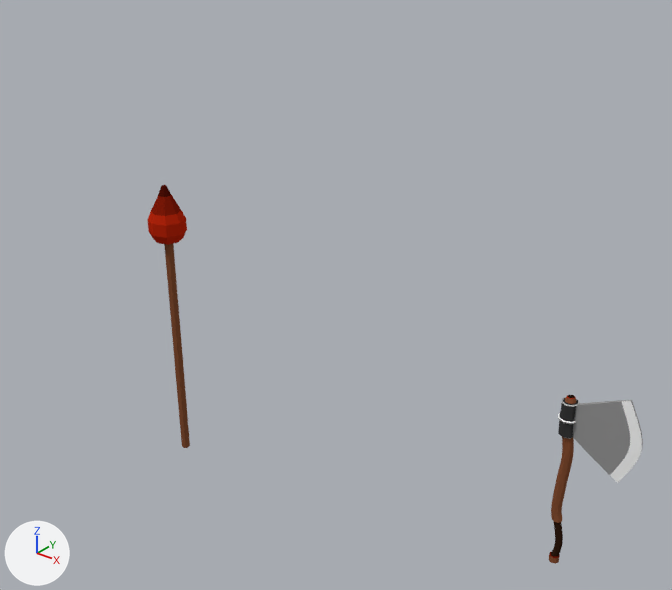
What one commit did to the Blender file player.blend.
Camera for both pictures: a 50 mm camera at (3.73, -3.17, 2.82) aimed at (1.07, 0.15, 0.75). Lighting does not change. The marker at lower left points along +X, +Y and +Z.

Objects in the first picture: 'Axe', 'Staff'.
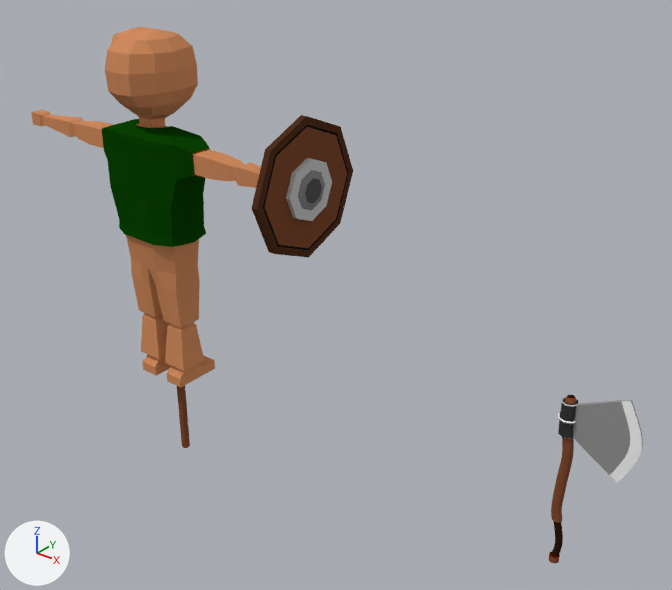
Where the change shows, as pixel boxes (x1, y1, x2, y2) in the pictures (672 x 590 px):
'model_player_v4', shown (brown): after (31, 27, 261, 387)
'RoundShield', shown (brown): after (252, 115, 353, 258)
'Shirt', shown (green): after (102, 119, 210, 247)
'Staff', unchanged, covered by the edit: before (147, 185, 190, 448); after (177, 385, 190, 448)

The edits, one by one:
Object 'model_player_v4' (ob_model_player_v4) is now shown.
Object 'Shirt' (ob_shirt) is now shown.
Object 'RoundShield' (ob_roundshield) is now shown.
